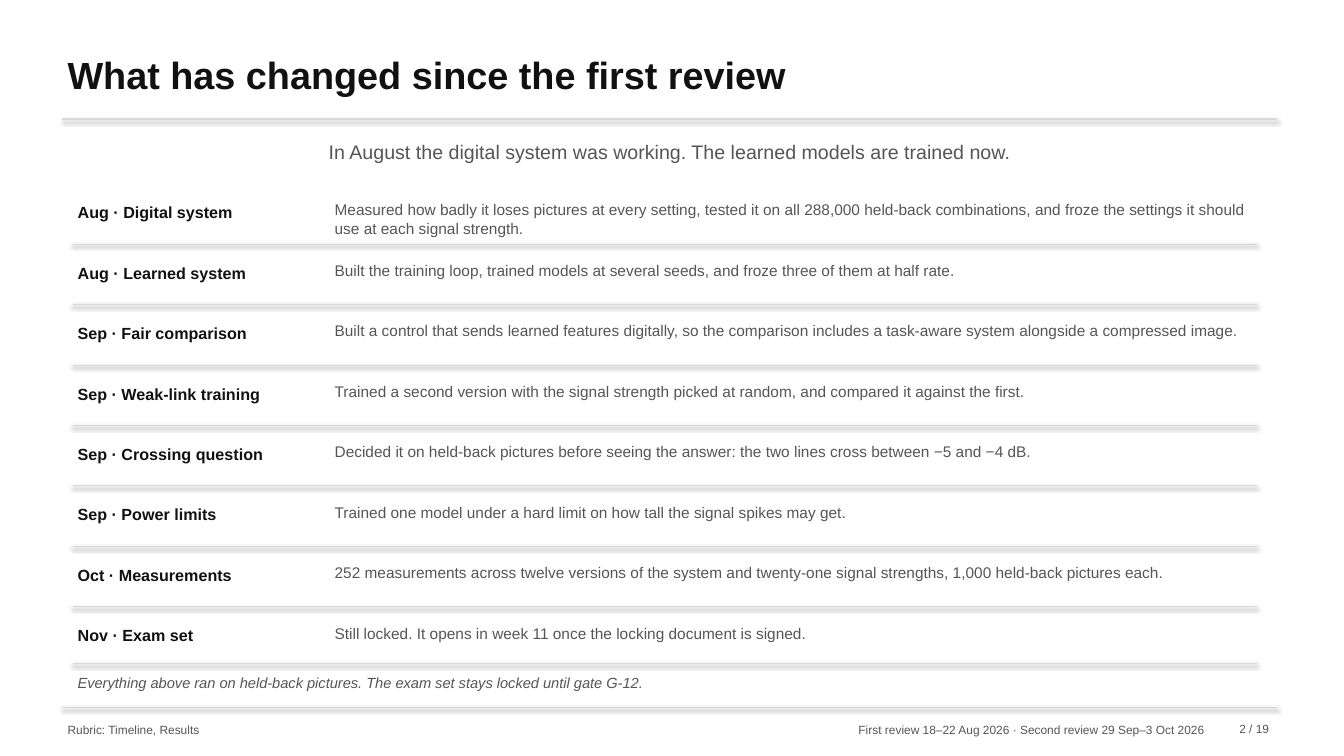
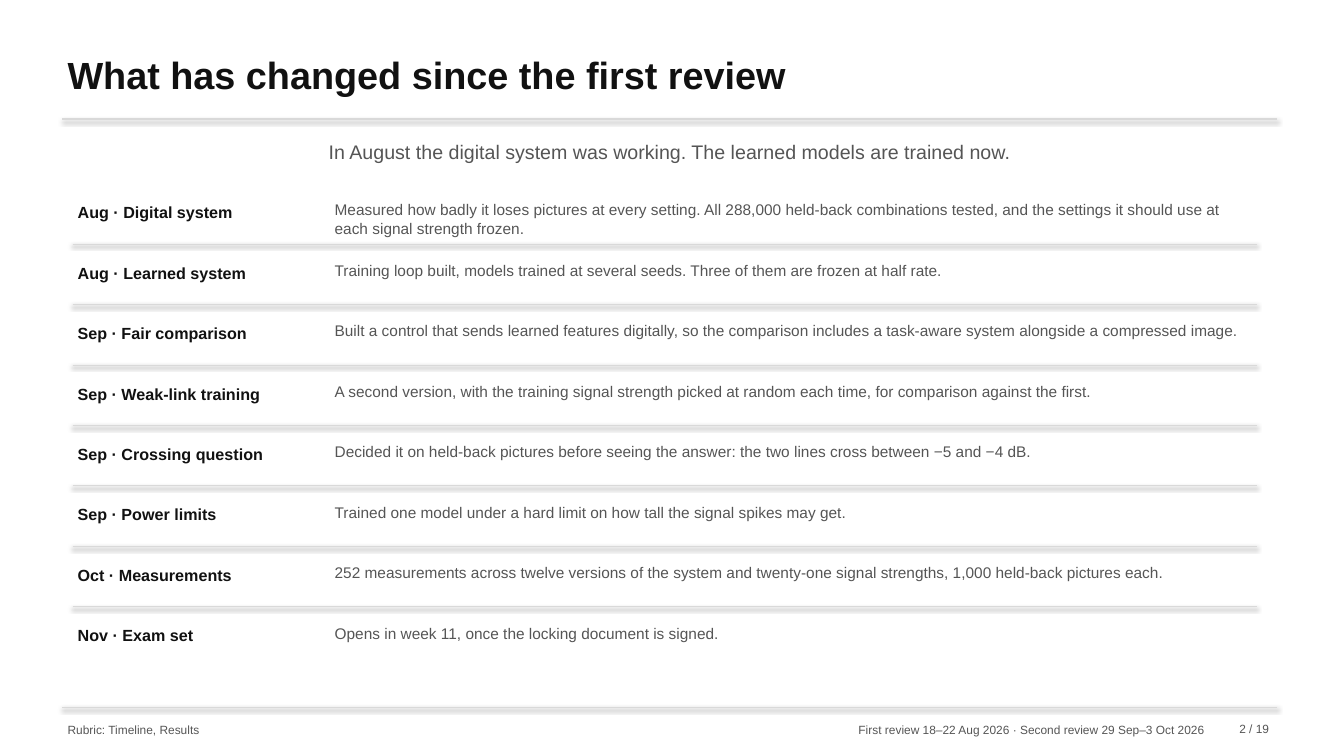
Before and after one commit to nxck2005/capstone, a slide deck: slide 2 of deliverables/review-2/semantic-communication-second-review.pptx. Drawn at 1344x756 pixels with LibreOffice and Linux fonts; fonts in the diff are those of the drawing. Boxes give left, top, right and bottom in pixels: in the first picture for what was removed or moved away, otherwise in the second. Text is boxed around its words. In the diff, an @@ line names an element or a change of style, - is before the commit and + after.

```diff
--- a/deliverables/review-2/semantic-communication-second-review.pptx
+++ b/deliverables/review-2/semantic-communication-second-review.pptx
@@ text at [335, 204, 1219, 237]: text changed @@
-Measured how badly it loses pictures at every setting, tested it on all 288,000 held-back combinations, and froze the settings it should use at each signal strength.
+Measured how badly it loses pictures at every setting. All 288,000 held-back combinations tested, and the settings it should use at each signal strength frozen.
@@ text at [335, 265, 942, 279]: text changed @@
-Built the training loop, trained models at several seeds, and froze three of them at half rate.
+Training loop built, models trained at several seeds. Three of them are frozen at half rate.
@@ text at [335, 386, 1091, 400]: text changed @@
-Trained a second version with the signal strength picked at random, and compared it against the first.
+A second version, with the training signal strength picked at random each time, for comparison against the first.
@@ text at [335, 628, 719, 642]: text changed @@
-Still locked. It opens in week 11 once the locking document is signed.
+Opens in week 11, once the locking document is signed.
@@ line removed from (73, 663) to (1257, 663) @@
@@ text removed at [78, 677, 643, 691] @@
-Everything above ran on held-back pictures. The exam set stays locked until gate G-12.
```
Also in this commit, not shown: 10 other slides changed, 15 other files.
